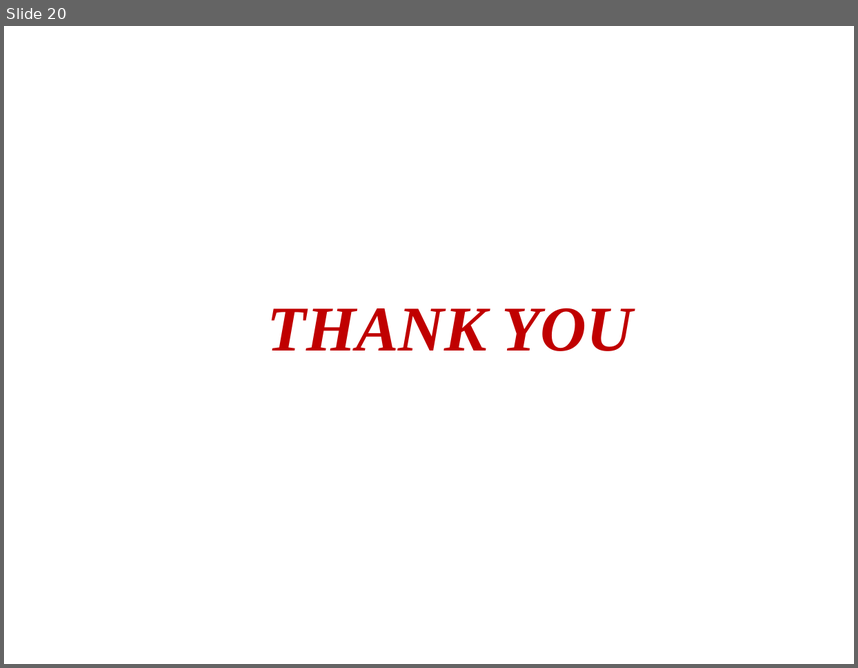
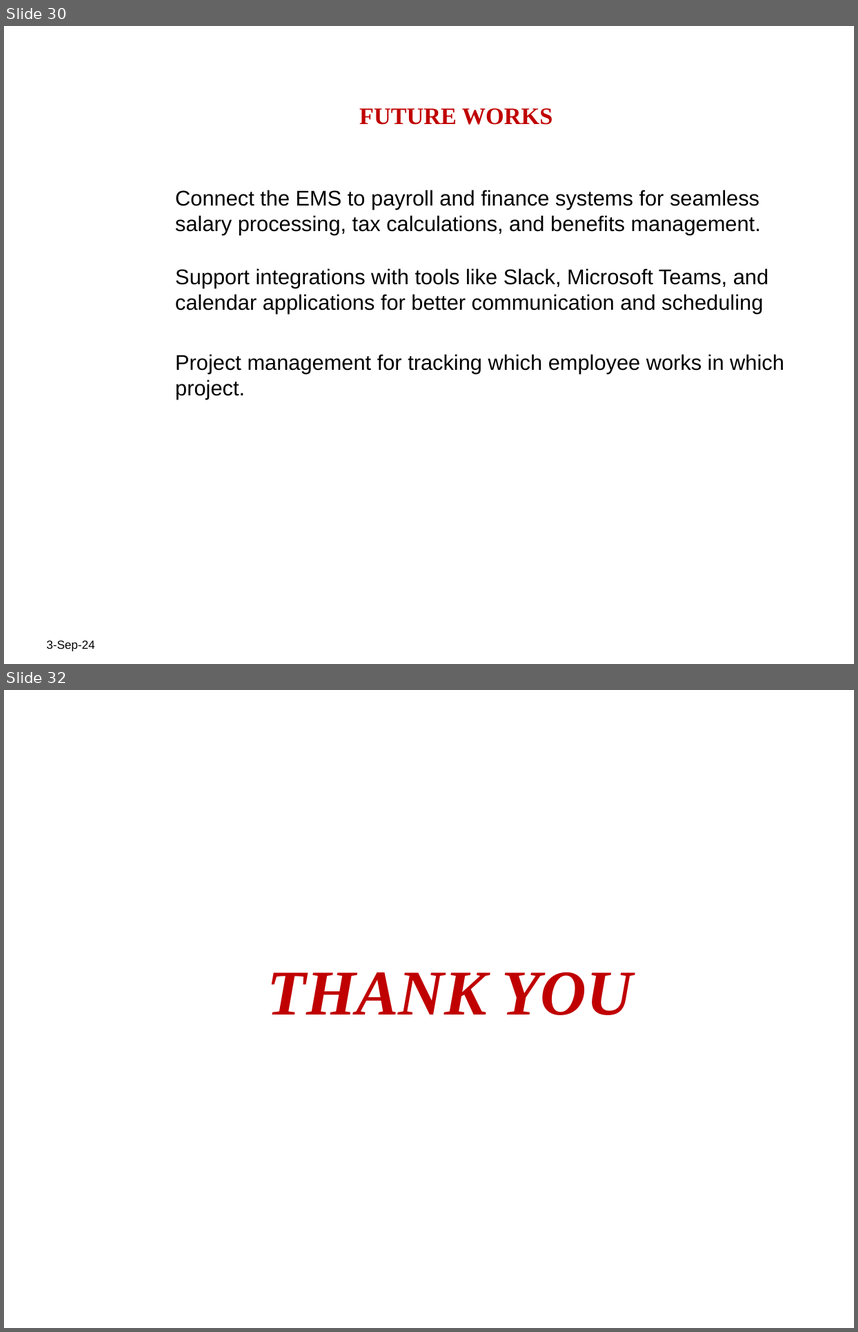
Before and after one commit to Immanuvel1207/Employee-Management-System, a slide deck: Employee-management-system.pptx. Shown one above the other, each under a label of ours: slide 20 before the commit, slides 30 and 32 after it; the slides between them are not shown. The pictures are 858x668 and 858x1332 pixels, drawn with LibreOffice and Linux fonts; fonts in the diff are those of the drawing; background and template pictures are left out. Boxes give left, top, right and bottom in pixels: in the first picture for what was removed or moved away, otherwise in the second. Text is boxed around its words. In the diff, an @@ line names an element or a change of style, - is before the commit and + after.

```diff
--- a/Employee-management-system.pptx
+++ b/Employee-management-system.pptx
@@ slide 30 added at bbox=[4, 26, 854, 664], background picture (left out) @@
@@ text added at bbox=[359, 108, 553, 125], 20 pt, text #C00000, bold @@
+FUTURE WORKS
@@ text added at bbox=[175, 190, 761, 235], 18 pt, text #000000 @@
+Connect the EMS to payroll and finance systems for seamless salary processing, tax calculations, and benefits management.
@@ text added at bbox=[175, 268, 769, 314], 18 pt, text #000000 @@
+Support integrations with tools like Slack, Microsoft Teams, and calendar applications for better communication and scheduling
@@ text added at bbox=[175, 354, 784, 399], 18 pt, text #000000 @@
+Project management for tracking which employee works in which project.
@@ text added at bbox=[47, 640, 95, 651], 10 pt, text #000000 @@
+3-Sep-24
@@ what was slide 20 is now slide 32 @@
```
Also in this commit, not shown: 6 slides changed, 15 other slides added, 4 slides removed, 12 other files.
